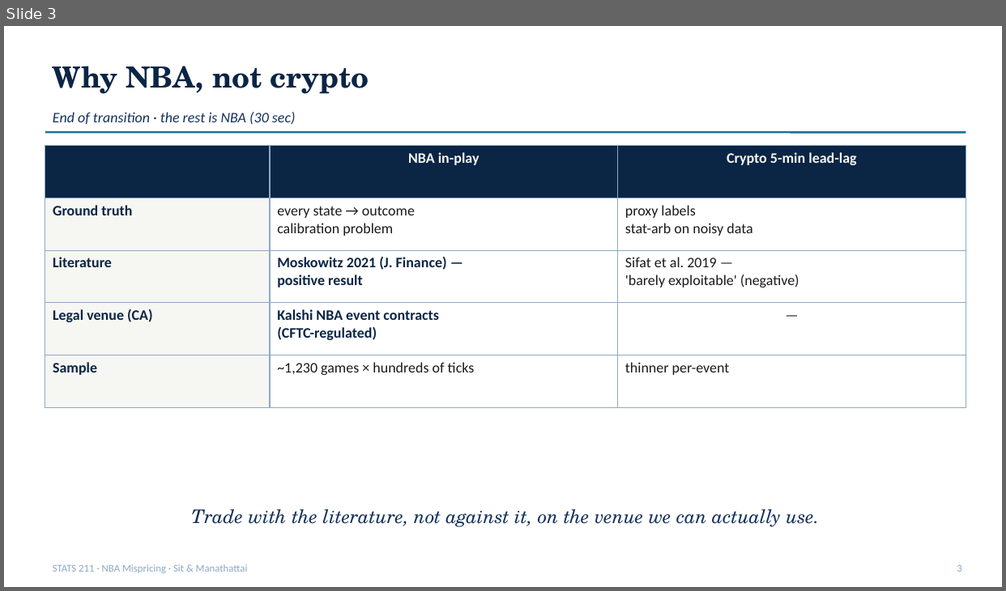
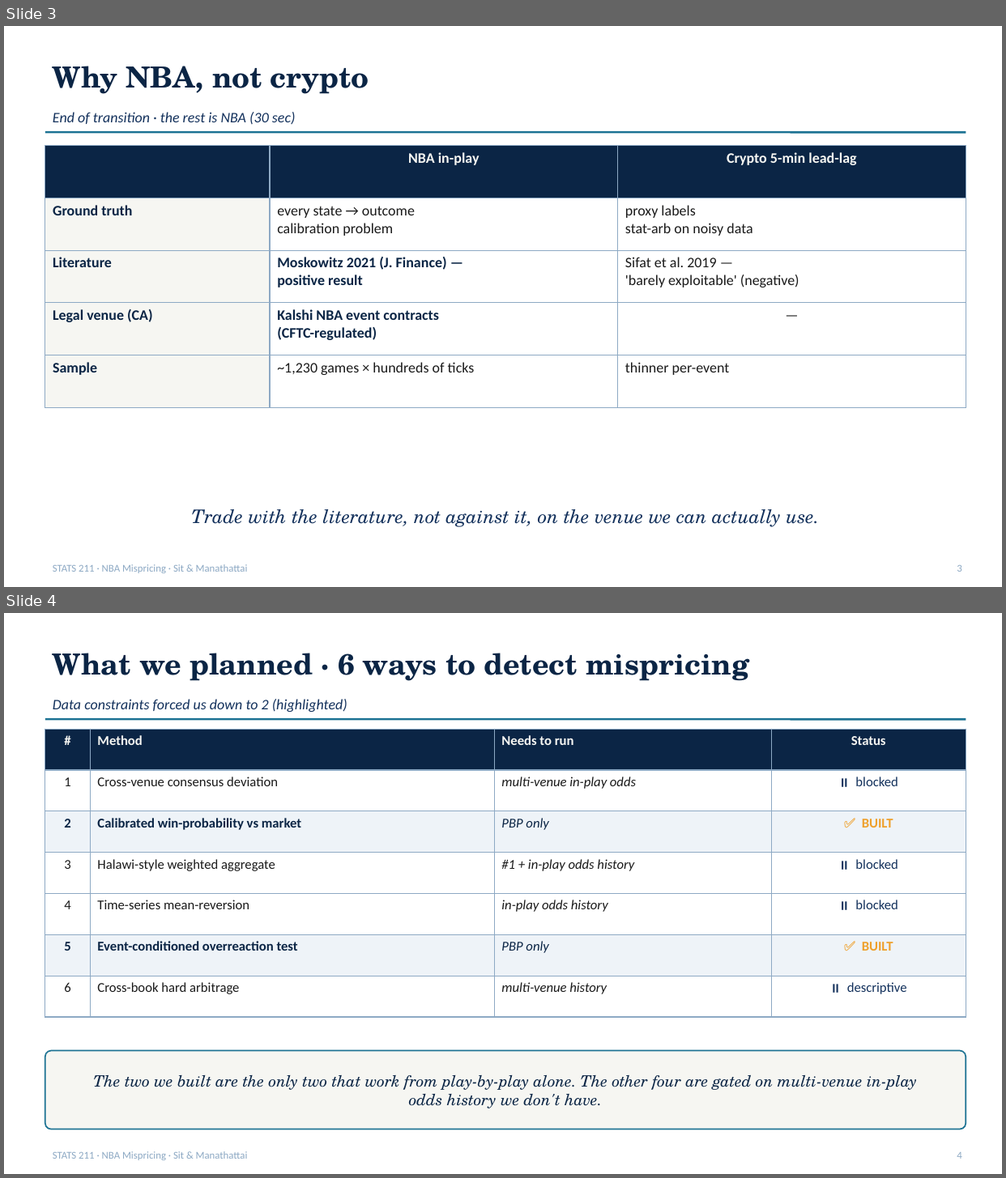
Before and after one commit to ivan-sit/live-nba-market-mispricing-detection, a slide deck: slides/final_deck.pptx. Shown one above the other, each under a label of ours: slide 3 before the commit, slides 3 and 4 after it. The pictures are 1006x591 and 1006x1178 pixels, drawn with LibreOffice and Linux fonts; fonts in the diff are those of the drawing. Boxes give left, top, right and bottom in pixels: in the first picture for what was removed or moved away, otherwise in the second. Text is boxed around its words. In the diff, an @@ line names an element or a change of style, - is before the commit and + after.

```diff
--- a/slides/final_deck.pptx
+++ b/slides/final_deck.pptx
@@ slide 4 added at <box>4,613,1002,1174</box>, background #FFFFFF @@
@@ text added at <box>53,653,749,681</box>, 28 pt, text #0B2545, bold @@
+What we planned · 6 ways to detect mispricing
@@ text added at <box>53,699,347,712</box>, 14 pt, text #13315C, italic @@
+Data constraints forced us down to 2 (highlighted)
@@ line added from (45, 719) to (966, 719), #1C7293 2 pt @@
@@ table added at <box>45,729,966,998</box>, 7 rows, 4 columns @@
+# | Method | Needs to run | Status
+1 | Cross-venue consensus deviation | multi-venue in-play odds | ⏸ blocked
+2 | Calibrated win-probability vs market | PBP only | ✅ BUILT
+3 | Halawi-style weighted aggregate | #1 + in-play odds history | ⏸ blocked
+4 | Time-series mean-reversion | in-play odds history | ⏸ blocked
+5 | Event-conditioned overreaction test | PBP only | ✅ BUILT
+6 | Cross-book hard arbitrage | multi-venue history | ⏸ descriptive
@@ rounded rectangle added at <box>45,1051,966,1130</box>, fill #F6F6F2, outline #1C7293 1.3 pt @@
@@ text added at <box>93,1076,917,1109</box>, 15 pt, text #0B2545, italic @@
+The two we built are the only two that work from play-by-play alone. The other four are gated on multi-venue in-play odds history we don't have.
@@ text added at <box>53,1152,248,1161</box>, 10 pt, text #8DA9C4 @@
+STATS 211 · NBA Mispricing · Sit & Manathattai
@@ text added at <box>957,1152,961,1159</box>, 10 pt, text #8DA9C4 @@
+4
```
Also in this commit, not shown: 10 slides changed, 1 other slide added, 1 slide removed, 3 other files.
